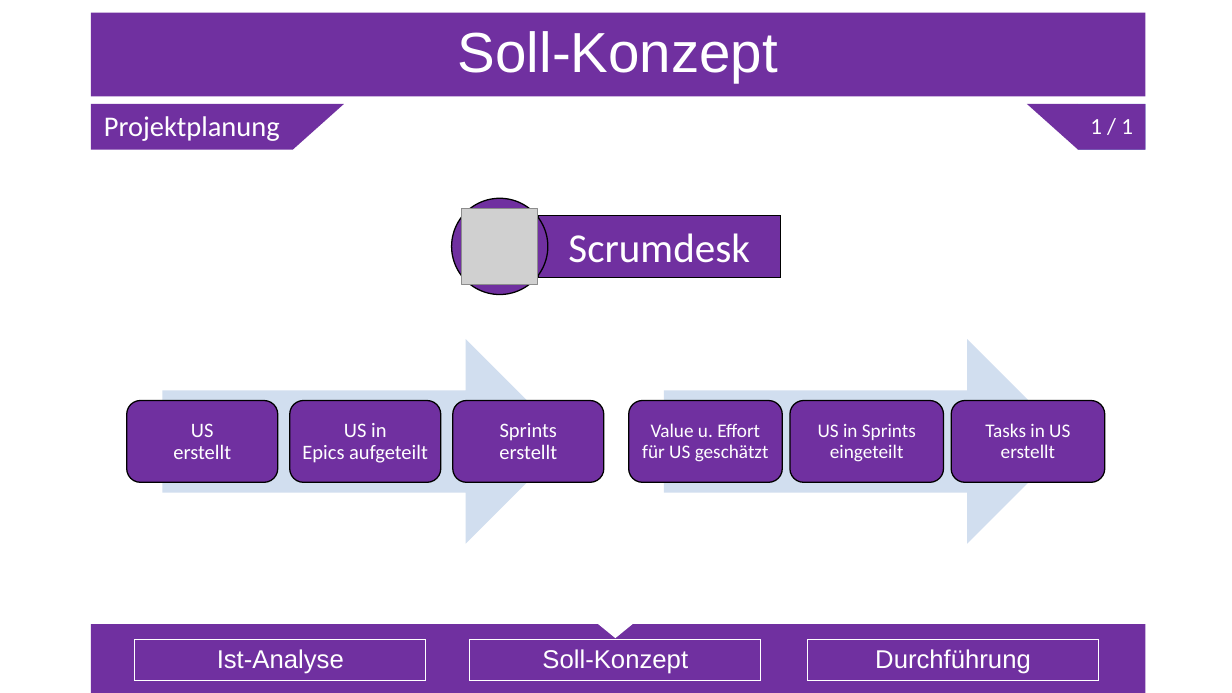
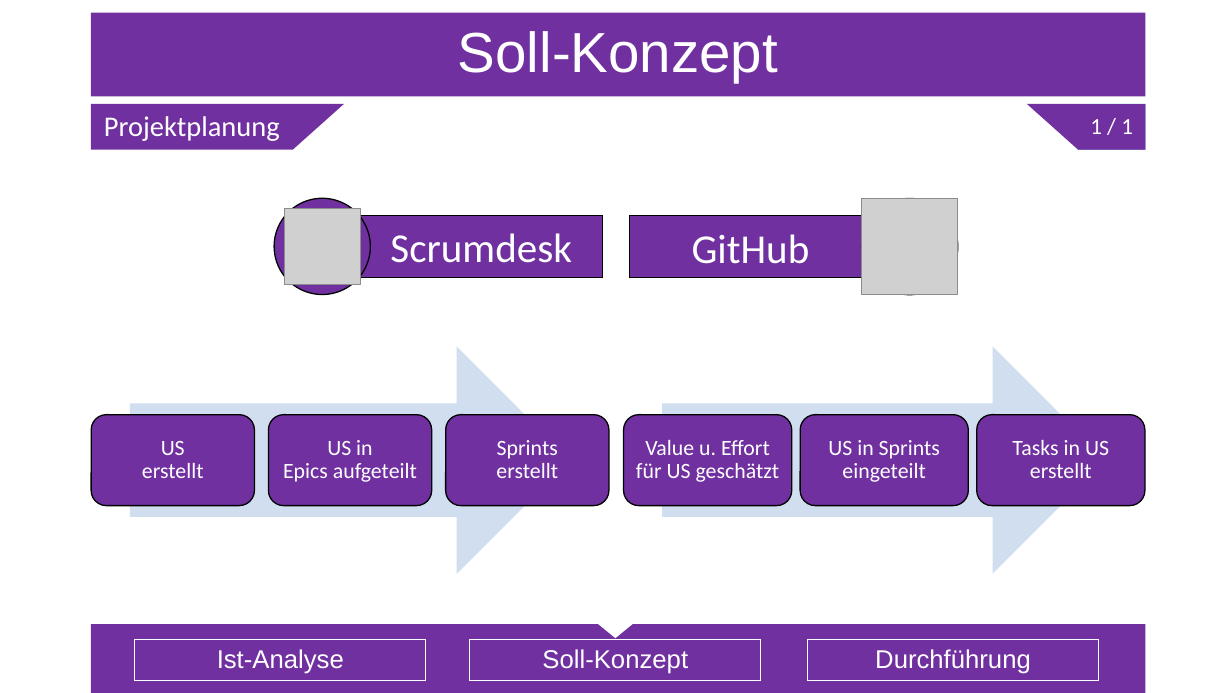
Before and after one commit to Sl0thking/mp_anwen_scrumiverse, a slide deck: slide 13 of Projektpräsentation/Projektpräsentation.pptx (slide 14 before the commit). Drawn at 1232x693 pixels with LibreOffice and Linux fonts; fonts in the diff are those of the drawing; grey boxes stand for pictures. Boxes give left, top, right and bottom in pixels: in the first picture for what was removed or moved away, otherwise in the second. Text is boxed around its words. In the diff, an @@ line names an element or a change of style, - is before the commit and + after.

```diff
--- a/Projektpräsentation/Projektpräsentation.pptx
+++ b/Projektpräsentation/Projektpräsentation.pptx
@@ ellipse: place and size @@
-ellipse at <box>452,199,548,295</box>
+ellipse at <box>274,199,371,295</box>
@@ picture: place and size @@
-picture at <box>461,208,538,285</box>
+picture at <box>284,208,360,285</box>
@@ ellipse added at <box>861,199,958,295</box>, fill #7030A0, outline #000000 1 pt @@
@@ picture added at <box>861,199,958,295</box> @@
@@ rectangle "Scrumdesk": place and size @@
-rectangle "Scrumdesk" at <box>539,215,781,277</box>
+rectangle "Scrumdesk" at <box>360,215,603,277</box>
@@ rectangle added at <box>629,216,872,278</box>, fill #7030A0, outline #000000 1 pt, 32 pt, text #FFFFFF @@
+GitHub
@@ right arrow: place and size @@
-right arrow at <box>163,339,568,543</box>
+right arrow at <box>129,347,570,574</box>
@@ right arrow: place and size @@
-right arrow at <box>665,339,1070,543</box>
+right arrow at <box>663,347,1107,574</box>
@@ rounded rectangle: place and size @@
-rounded rectangle at <box>127,400,277,482</box>
+rounded rectangle at <box>91,415,255,506</box>
@@ rounded rectangle: place and size @@
-rounded rectangle at <box>290,400,441,482</box>
+rounded rectangle at <box>269,415,433,506</box>
@@ rounded rectangle: place and size @@
-rounded rectangle at <box>453,400,604,482</box>
+rounded rectangle at <box>445,415,609,506</box>
@@ rounded rectangle: place and size @@
-rounded rectangle at <box>628,400,782,482</box>
+rounded rectangle at <box>624,415,792,506</box>
@@ rounded rectangle: place and size @@
-rounded rectangle at <box>790,400,944,482</box>
+rounded rectangle at <box>800,415,969,506</box>
@@ rounded rectangle: place and size @@
-rounded rectangle at <box>951,400,1104,482</box>
+rounded rectangle at <box>977,415,1145,506</box>
@@ size 16 to 17 pt in 3 elements at <box>496,440,558,478</box>, <box>283,440,417,482</box>, <box>142,441,204,478</box> @@
@@ text "US erstellt": place and size @@
-text "US erstellt" at <box>173,423,231,459</box>
+text "US erstellt" at <box>142,441,204,478</box>
@@ text "US in Epics aufgeteilt": place and size @@
-text "US in Epics aufgeteilt" at <box>302,423,428,463</box>
+text "US in Epics aufgeteilt" at <box>283,440,417,482</box>
@@ text "Sprints erstellt": place and size @@
-text "Sprints erstellt" at <box>499,423,557,459</box>
+text "Sprints erstellt" at <box>496,440,558,478</box>
@@ text "Value u. Effort für US ...": place and size @@
-text "Value u. Effort für US ..." at <box>642,423,769,462</box>
+text "Value u. Effort für US ..." at <box>636,440,780,482</box>
@@ text "US in Sprints eingeteilt": place and size @@
-text "US in Sprints eingeteilt" at <box>818,424,916,462</box>
+text "US in Sprints eingeteilt" at <box>828,440,940,482</box>
@@ size 15 to 17 pt in 3 elements at <box>636,440,780,482</box>, <box>828,440,940,482</box>, <box>1012,440,1109,478</box> @@
@@ text "Tasks in US erstellt": place and size @@
-text "Tasks in US erstellt" at <box>985,423,1070,458</box>
+text "Tasks in US erstellt" at <box>1012,440,1109,478</box>
```
Also in this commit, not shown: 4 other slides changed, 1 slide removed.
